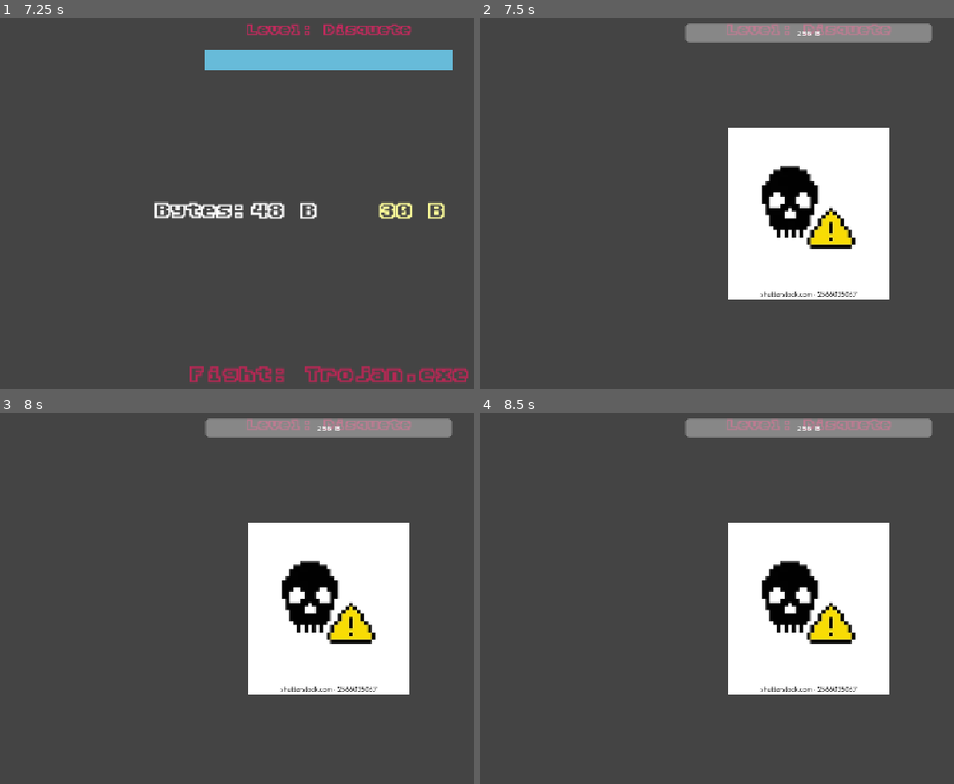
Above: before the commit, frames 1-4 (two rows, left to right).
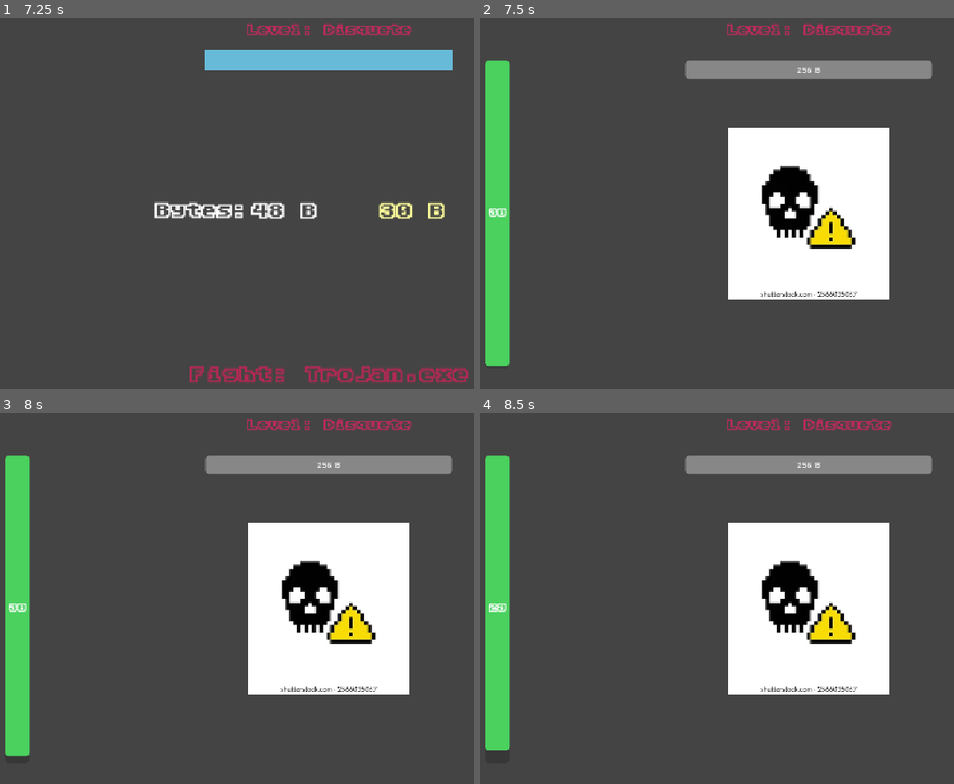
Above: after the commit, the same moments.

Repository: yiuriel/click.exe
Game: Godot game, scene res://scenes/game/game.tscn
The game is run twice, just before and just after one commit, with the same random seed, the same clock (stepped at 60 frames per second) and the same inputs. The project has no main scene, so this scene is started directly.
Inputs (mouse positions are in pixels of both pictures, inside the frame that each line leads up to):
- Up to frame 1 (7.25 s): tap Enter at 0.5, 2, 3.5 s; move the mouse to (outside the picture) at 0.52 s; click (outside the picture) at 0.67 s; tap Space at 1.25, 2.75, 4.25 s; move the mouse to (184, 233) at 1.27 s; click (184, 233) at 1.42 s; move the mouse to (398, 125) at 2.02 s; click (398, 125) at 2.17 s; move the mouse to (293, 292) at 2.77 s; click (293, 292) at 2.92 s; move the mouse to (outside the picture) at 3.52 s; click (outside the picture) at 3.67 s; move the mouse to (113, 155) at 4.27 s; click (113, 155) at 4.42 s; move the mouse to (364, 214) at 5.02 s; click (364, 214) at 5.17 s; click "Virus Alert" at 5.75 s; move the mouse to (222, 114) at 6.52 s; click (222, 114) at 6.67 s
- Up to frame 2 (7.5 s): click "Fight: Trojan.exe" at 7.25 s
- Up to frame 3 (8 s): no input
- Up to frame 4 (8.5 s): move the mouse to (outside the picture) at 8.02 s; click (outside the picture) at 8.17 s

Frame 1 is identical in both runs. In frame 2, 9.6% of the frame differs, in the area x 1-96%, y 1-94%; in frame 3, 9.6%; in frame 4, 9.5%.
Error before the commit: Invalid operands 'String' and 'Dictionary' in operator '+'. (res://scenes/game/game.gd:126)
Error after the commit: Invalid operands 'String' and 'Dictionary' in operator '+'. (res://scenes/game/game.gd:125)

Commit message:
add boss timer bar with progress and fix script

Diff:
--- a/scenes/bosses/boss.gd
+++ b/scenes/bosses/boss.gd
@@ -6,6 +6,7 @@
 signal boss_failed
 
 var health: float = 1024
+var bar_stylebox: StyleBoxFlat
 
 func _ready() -> void:
 	$HealthBar.max_value = health
@@ -15,9 +16,36 @@
 	center_sprite()
 	center_health_bar()
 
+	var original_style = $TimerBar.get_theme_stylebox("fill")
+	bar_stylebox = original_style.duplicate() as StyleBoxFlat
+	$TimerBar.add_theme_stylebox_override("fill", bar_stylebox)
+
 	$BossTimer.timeout.connect(_on_boss_timer_timeout)
 
-	$BossTimer.start(30)
+	start_boss_timer(30)
+
+func start_boss_timer(duration: float) -> void:
+	$TimerBar.max_value = 100.0
+	$TimerBar.value = 100.0
+	bar_stylebox.bg_color = Color("#4ad15e")
+
+	$BossTimer.start(duration)
+
+	var tween = create_tween()
+	# Tell the tween that the following animations should run simultaneously
+	tween.parallel().tween_property($TimerBar, "value", 0.0, duration)
+	tween.parallel().tween_method(check_bar_color, 100.0, 0.0, duration)
+
+func check_bar_color(current_value: float) -> void:
+	if current_value > 66:
+		bar_stylebox.bg_color = Color("#4ad15e")
+	elif current_value > 33:
+		bar_stylebox.bg_color = Color("#f6d12a")
+	else:
+		bar_stylebox.bg_color = Color("#f6354d")
+
+	var seconds_left = ceil((current_value / 100.0) * $BossTimer.wait_time)
+	$TimerBar/TimerLabel.text = str(int(seconds_left))
 
 func take_damage(amount: float) -> void:
 	if health <= 0 or $BossTimer.is_stopped():
@@ -28,28 +56,21 @@
 	_update_health_label()
 
 	if health <= 0:
-		health = 0 # Asegurar que no sea negativa para la UI
+		health = 0
 		$HealthBar.value = 0
 		_update_health_label()
 		die()
 
 func die() -> void:
 	$BossTimer.stop()
-
 	print("Boss base: Muriendo...")
-
 	boss_defeated.emit()
-
 	queue_free()
 
 func _on_boss_timer_timeout() -> void:
+	$TimerBar/TimerLabel.text = "0"
 	print("Boss base: Tiempo agotado...")
-
 	boss_failed.emit()
-
-	# Nota: Normalmente no hacemos queue_free() aquí inmediatamente para
-	# permitir que el GameManager muestre una pantalla de "Game Over".
-	# El GameManager se encargará de limpiar este nodo.
 
 func _update_health_label() -> void:
 	if has_node("HealthBar/HpLabel"):
@@ -64,4 +85,3 @@
 	var viewport = get_viewport()
 	if viewport and has_node("HealthBar"):
 		$HealthBar.position.x = (viewport.get_visible_rect().size / 2).x - $HealthBar.size.x / 2
-		$HealthBar.position.y += $HealthBar.size.y
--- a/scenes/bosses/boss.tscn
+++ b/scenes/bosses/boss.tscn
@@ -1,11 +1,13 @@
 [gd_scene format=3 uid="uid://dfopy21w2aynn"]
 
 [ext_resource type="Script" uid="uid://b0uqttxjleui6" path="res://scenes/bosses/boss.gd" id="1_dplu8"]
+[ext_resource type="FontFile" uid="uid://3u6yviss6hm6" path="res://assets/fonts/blackout_pixel.ttf" id="2_rdia2"]
 
 [node name="Boss" type="Node2D" unique_id=285928791]
 script = ExtResource("1_dplu8")
 
 [node name="BossSprite" type="Sprite2D" parent="." unique_id=1991375062]
+position = Vector2(160, 0)
 
 [node name="BossTimer" type="Timer" parent="." unique_id=287132664]
 
@@ -15,20 +17,39 @@
 anchor_top = 0.18
 anchor_right = 0.5
 anchor_bottom = 0.18
-offset_left = -200.0
-offset_top = -15.0
-offset_right = 200.0
-offset_bottom = 15.0
+offset_left = 376.0
+offset_top = 75.0
+offset_right = 776.0
+offset_bottom = 105.0
 grow_horizontal = 2
 show_percentage = false
+metadata/_edit_use_anchors_ = true
 
 [node name="HpLabel" type="Label" parent="HealthBar" unique_id=1122334455]
-layout_mode = 0
+layout_mode = 1
+anchors_preset = 15
 anchor_right = 1.0
 anchor_bottom = 1.0
-grow_horizontal = 2
-grow_vertical = 2
 theme_override_colors/font_color = Color(1, 1, 1, 1)
 theme_override_font_sizes/font_size = 14
 horizontal_alignment = 1
 vertical_alignment = 1
+metadata/_edit_use_anchors_ = true
+
+[node name="TimerBar" type="ProgressBar" parent="." unique_id=137994471]
+offset_left = 50.0
+offset_top = 75.0
+offset_right = 90.0
+offset_bottom = 575.0
+value = 3.0
+fill_mode = 2
+show_percentage = false
+
+[node name="TimerLabel" type="Label" parent="TimerBar" unique_id=1750780442]
+layout_mode = 0
+offset_right = 40.0
+offset_bottom = 500.0
+theme_override_fonts/font = ExtResource("2_rdia2")
+text = "30"
+horizontal_alignment = 1
+vertical_alignment = 1
--- a/scenes/game/game.gd
+++ b/scenes/game/game.gd
@@ -100,7 +100,6 @@
 
 	$CanvasLayer/CounterWrapper/HBox.visible = true
 	$CanvasLayer/LevelProgress.visible = true
-	$CanvasLayer/NextLevel.visible = true
 	# Reactivamos el botón para reintentar la pelea.
 	$CanvasLayer/BossFight.visible = true
 	# Opcional: reiniciar el progreso del nivel actual si quieres castigar la derrota.
